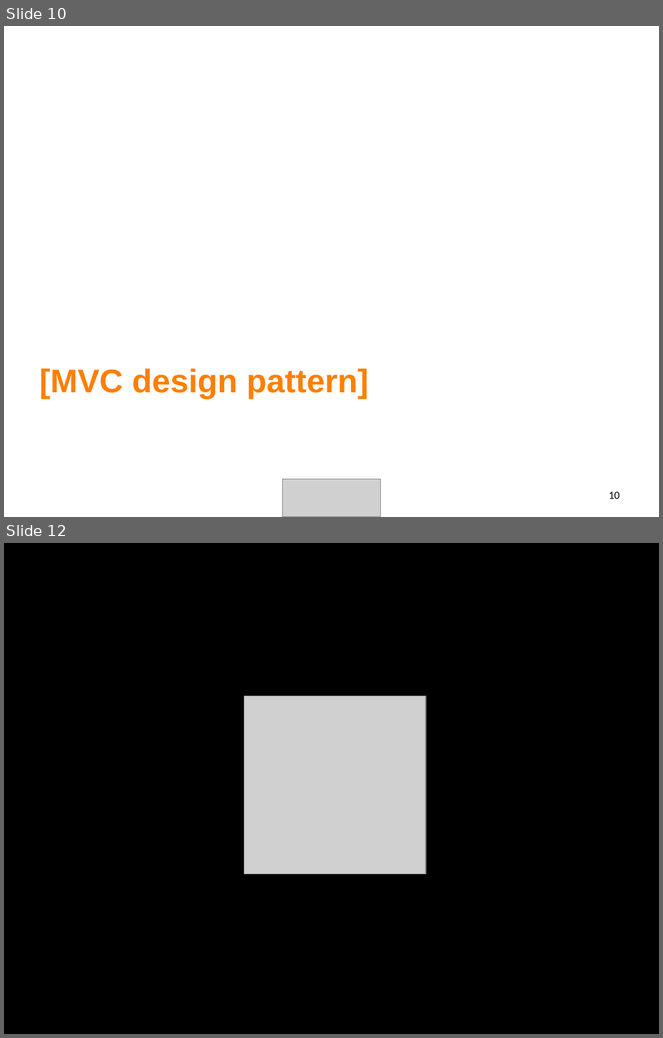
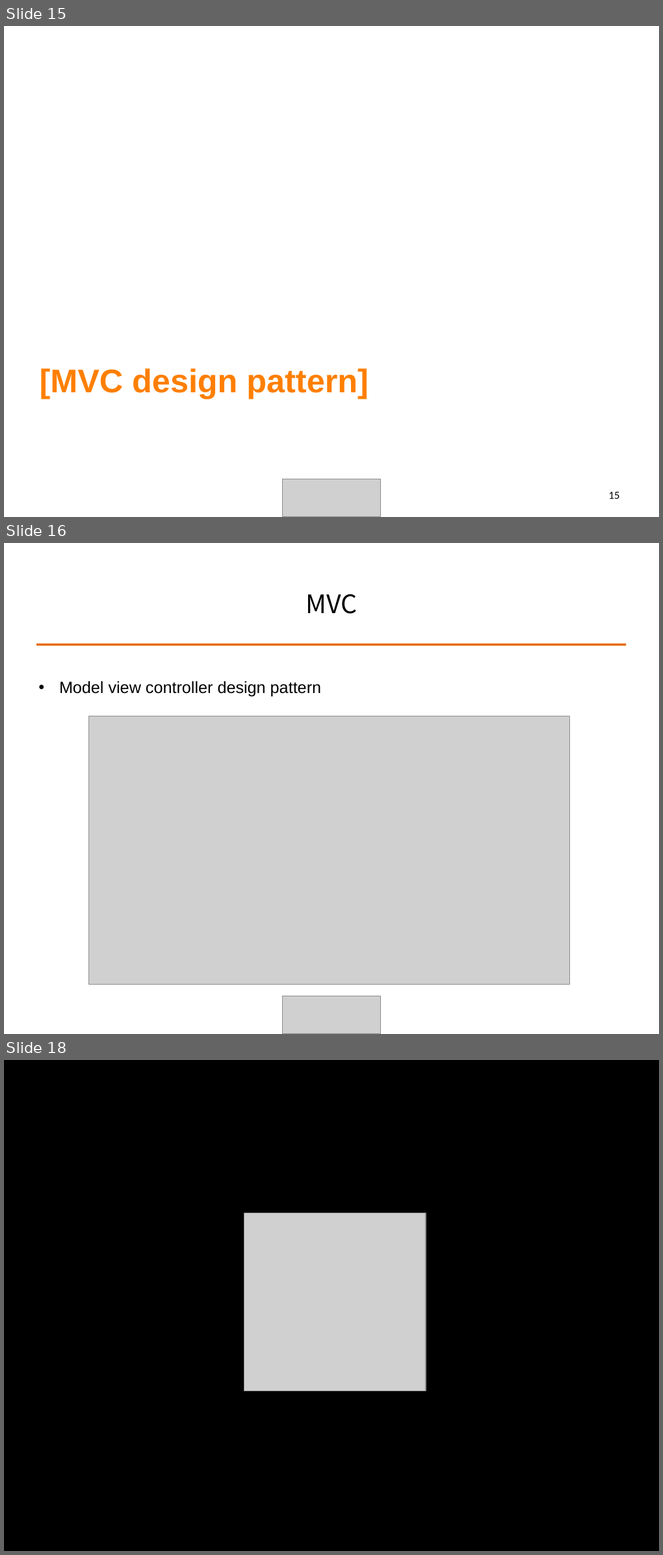
Before and after one commit to ALPHACamp/Camp-3-iOS-Dev, a slide deck: Class presentation/Week2 - Shyne/10-13-2014.ppt. Shown one above the other, each under a label of ours: slides 10 and 12 before the commit, slides 15, 16 and 18 after it; the slides between them are not shown. The pictures are 663x1038 and 663x1555 pixels, drawn with LibreOffice and Linux fonts; fonts in the diff are those of the drawing; grey boxes stand for pictures. Boxes give left, top, right and bottom in pixels: in the first picture for what was removed or moved away, otherwise in the second. Text is boxed around its words. In the diff, an @@ line names an element or a change of style, - is before the commit and + after.

```diff
--- a/Class presentation/Week2 - Shyne/10-13-2014.ppt
+++ b/Class presentation/Week2 - Shyne/10-13-2014.ppt
@@ slide 16 added at <box>4,543,659,1034</box>, background #FFFFFF @@
@@ title added at <box>306,594,358,614</box>, 28 pt, text #000000 @@
+MVC
@@ line added from (36, 644) to (627, 644), #E46C0A 2.49 pt @@
@@ text added at <box>59,681,321,697</box>, 18 pt, text #000000 @@
+• Model view controller design pattern
@@ picture added at <box>89,717,570,985</box> @@
@@ picture added at <box>282,997,381,1034</box> @@
@@ what was slide 10 is now slide 15 @@
@@ page number at <box>609,492,620,499</box>: text changed @@
-10
+15
@@ what was slide 12 is now slide 18 @@
```
Also in this commit, not shown: 2 slides changed, 14 other slides added, 8 slides removed, 3 other files.
